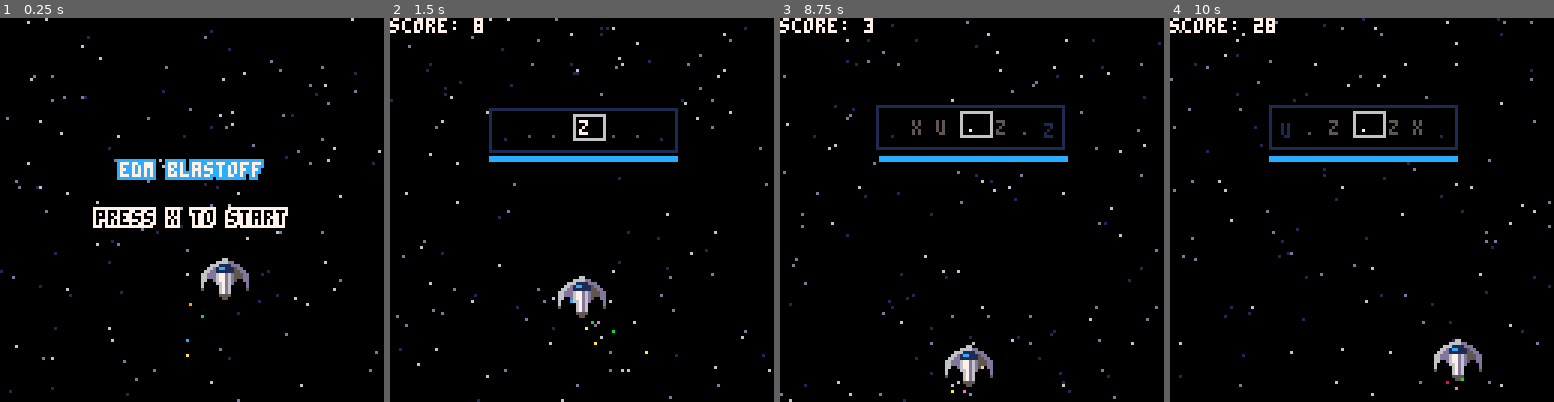
Above: before the commit, frames 1-4 (left to right).
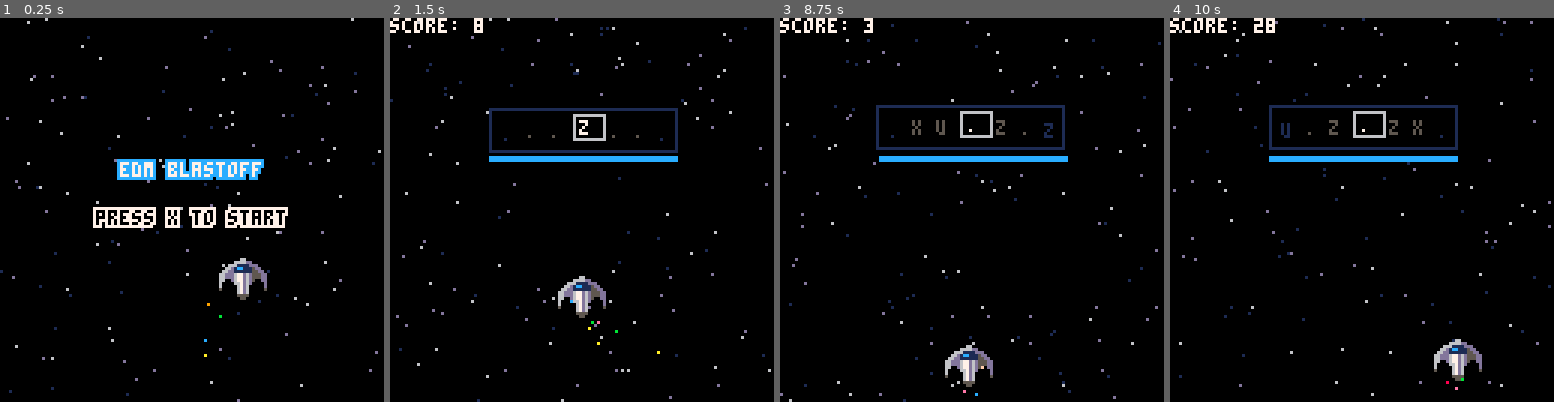
Above: after the commit, the same moments.

Repository: ryanford/EDM-Blastoff
Game: PICO-8 cartridge rhythm-game.p8
Same seed, same stepped clock (60 frames per second), same inputs: the game is played once before the commit and once after it.
Inputs:
- Up to frame 1 (0.25 s): no input
- Up to frame 2 (1.5 s): tap X (X key) at 0.33, 1.07 s; tap O (Z key) at 0.7 s
- Up to frame 3 (8.75 s): hold Right 1.6-2.1 s; tap O (Z key) every 0.4 s from 1.7 to 8.5 s; tap X (X key) every 1.12 s from 1.85 to 8.55 s; hold Up 2.15-2.42 s; hold Right 2.47-3.03 s; hold Left 3.08-3.58 s; hold Right 4.02-4.68 s; hold Up 4.73-5.03 s; hold Left 5.08-5.68 s; hold Right 6.08-6.58 s; hold Right 6.63-7.13 s; hold Up 7.18-7.45 s; hold Right 7.5-8.07 s; hold Left 8.12-8.62 s
- Up to frame 4 (10 s): tap O (Z key) at 8.9, 9.3, 9.7 s; hold Right 9.05-9.72 s; tap X (X key) at 9.67 s; hold Up from 9.77 s (still down)

The runs differ from the first frame. In frame 1, 1.1% of the frame differs, in the area x 48-70%, y 62-89%; in frame 2, less than 0.1%; in frame 3, less than 0.1%; in frame 4, nothing differs.

Commit message:
Nudge starting position

Diff:
--- a/rhythm-game.p8
+++ b/rhythm-game.p8
@@ -29,8 +29,7 @@
   m_x = 0
   m_y = 0
   p={}
-  p.x=60
-  p.dx=0
+  p.x=66
   p.y=112
   p.dir=0
   p.spd=2
Not shown, changed: main.js
